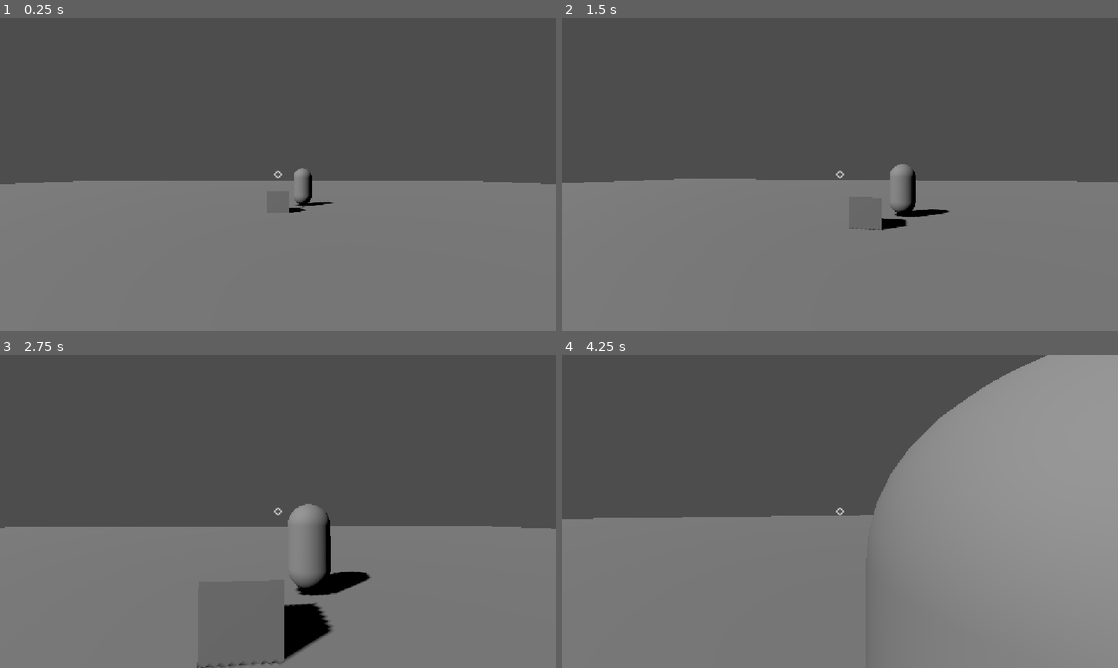
Above: before the commit, frames 1-4 (two rows, left to right).
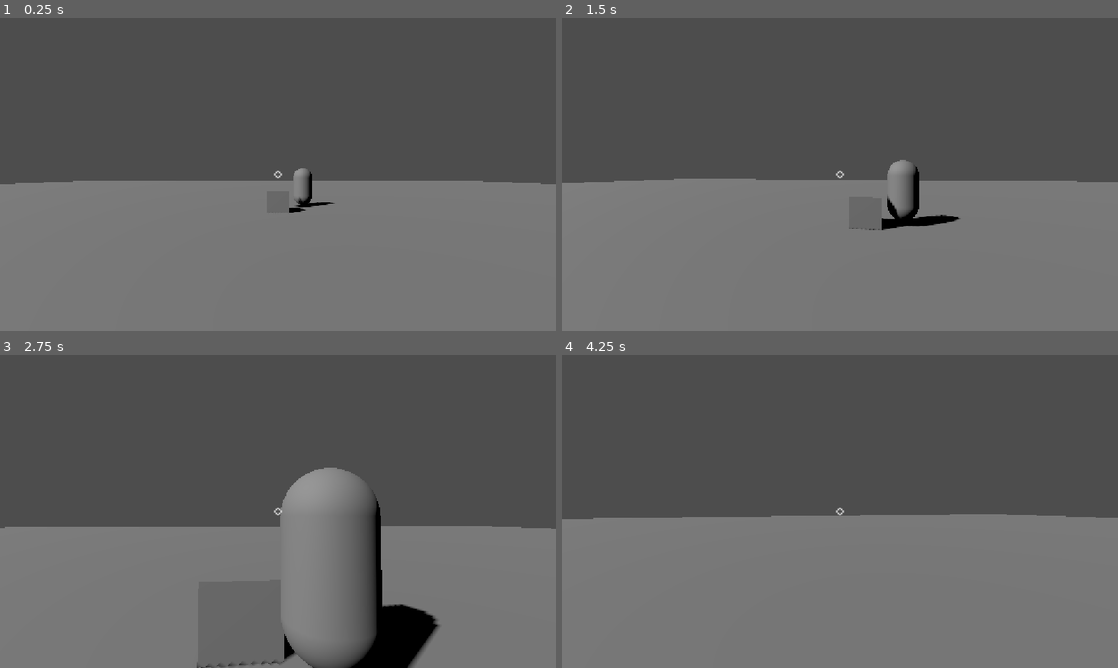
Above: after the commit, the same moments.

Repository: cjratcliff/hellebore
Game: Godot game, scene res://levels/main.tscn
The game is run twice, just before and just after one commit, with the same random seed, the same clock (stepped at 60 frames per second) and the same inputs.
Inputs (mouse positions are in pixels of both pictures, inside the frame that each line leads up to):
- Up to frame 1 (0.25 s): no input
- Up to frame 2 (1.5 s): tap Enter at 0.5 s; move the mouse to (867, 174) at 0.52 s; press the mouse at (867, 174) at 0.53 s; hold W (move_forward) from 0.53 s (still down); move the mouse to (812, 174) at 1.27 s; release the mouse at (812, 174) at 1.28 s; click (812, 174) at 1.35 s
- Up to frame 3 (2.75 s): keep holding W (move_forward); move the mouse to (289, 505) at 2.02 s; press the mouse at (289, 505) at 2.03 s
- Up to frame 4 (4.25 s): keep holding W (move_forward); move the mouse to (834, 517) at 2.77 s; release the mouse at (834, 517) at 2.78 s; click (834, 517) at 2.85 s; move the mouse to (878, 514) at 3.52 s; press the mouse at (878, 514) at 3.53 s

The runs differ from the first frame. In frame 1, less than 0.1% of the frame differs, in the area x 52-61%, y 48-61%; in frame 2, 0.7%; in frame 3, 8.2%; in frame 4, 19%, in the area x 56-100%, y 0-69%.

Commit message:
enemy nav

Diff:
--- a/hellebore/actors/mobs/mob.gd
+++ b/hellebore/actors/mobs/mob.gd
@@ -1,4 +1,16 @@
 extends CharacterBody3D
+
+var speed = 1
+
+@onready var nav_agent: NavigationAgent3D = $NavigationAgent3D
+
+func _physics_process(delta: float) -> void:
+	var player: CharacterBody3D = get_tree().get_first_node_in_group("player")
+	if player != null:
+		nav_agent.target_position = player.global_position
+		var dir = global_position.direction_to(nav_agent.get_next_path_position())
+		velocity = dir * speed
+		move_and_slide()
 
 func take_damage(amount: float):
 	die()
--- a/hellebore/actors/mobs/mob.tscn
+++ b/hellebore/actors/mobs/mob.tscn
@@ -16,3 +16,5 @@
 [node name="MeshInstance3D" type="MeshInstance3D" parent="." unique_id=1869741568]
 transform = Transform3D(1, 0, 0, 0, 1, 0, 0, 0, 1, 0, 1.0526714, 0)
 mesh = SubResource("CapsuleMesh_rybk0")
+
+[node name="NavigationAgent3D" type="NavigationAgent3D" parent="." unique_id=6625863]
--- a/hellebore/actors/player/player.gd
+++ b/hellebore/actors/player/player.gd
@@ -53,8 +53,5 @@
 
 	if result:
 		var hit_object = result.collider
-		print("Hit: ", hit_object.name)
-
-		# Example: Deal damage if the target has a take_damage method
 		if hit_object.has_method("take_damage"):
 			hit_object.take_damage(1)
--- a/hellebore/actors/player/player.tscn
+++ b/hellebore/actors/player/player.tscn
@@ -2,7 +2,7 @@
 
 [ext_resource type="Script" uid="uid://cdbfsy1mesqy1" path="res://actors/player/player.gd" id="1_nvxhs"]
 
-[node name="Player" type="CharacterBody3D" unique_id=1873314653]
+[node name="Player" type="CharacterBody3D" unique_id=1873314653 groups=["player"]]
 script = ExtResource("1_nvxhs")
 
 [node name="Camera3D" type="Camera3D" parent="." unique_id=1987355446]
--- a/hellebore/levels/main.tscn
+++ b/hellebore/levels/main.tscn
@@ -3,6 +3,12 @@
 [ext_resource type="PackedScene" uid="uid://d4adphfqgeb4w" path="res://actors/player/player.tscn" id="1_2262g"]
 [ext_resource type="PackedScene" uid="uid://bivg44rdf550e" path="res://ui/hud.tscn" id="1_l8qe7"]
 [ext_resource type="PackedScene" uid="uid://bdwub74y0vit1" path="res://actors/mobs/mob.tscn" id="2_wdj6m"]
+
+[sub_resource type="NavigationMesh" id="NavigationMesh_rybk0"]
+vertices = PackedVector3Array(-49.5, 0.5, -49.5, -49.5, 0.5, 49.5, 49.5, 0.5, 49.5, 49.5, 0.5, -49.5)
+polygons = [PackedInt32Array(3, 2, 0), PackedInt32Array(0, 2, 1)]
+geometry_source_geometry_mode = 2
+geometry_source_group_name = &"nav_mesh_source"
 
 [sub_resource type="BoxMesh" id="BoxMesh_rybk0"]
 
@@ -12,6 +18,9 @@
 [node name="Node3D" type="Node3D" unique_id=2018712568]
 
 [node name="Hud" parent="." unique_id=1331191350 instance=ExtResource("1_l8qe7")]
+
+[node name="NavigationRegion3D" type="NavigationRegion3D" parent="." unique_id=570409846]
+navigation_mesh = SubResource("NavigationMesh_rybk0")
 
 [node name="Player" parent="." unique_id=1873314653 instance=ExtResource("1_2262g")]
 
@@ -23,7 +32,7 @@
 transform = Transform3D(1, 0, 0, 0, 1, 0, 0, 0, 1, 0, 0.4681635, -9.492838)
 mesh = SubResource("BoxMesh_rybk0")
 
-[node name="Floor" type="MeshInstance3D" parent="." unique_id=465893429]
+[node name="Floor" type="MeshInstance3D" parent="." unique_id=465893429 groups=["nav_mesh_source"]]
 mesh = SubResource("PlaneMesh_rybk0")
 
 [node name="Mob" parent="." unique_id=1102018426 instance=ExtResource("2_wdj6m")]
--- a/hellebore/project.godot
+++ b/hellebore/project.godot
@@ -19,6 +19,11 @@
 
 window/stretch/mode="canvas_items"
 window/stretch/aspect="expand"
+
+[global_group]
+
+nav_mesh_source=""
+player=""
 
 [input]
 
